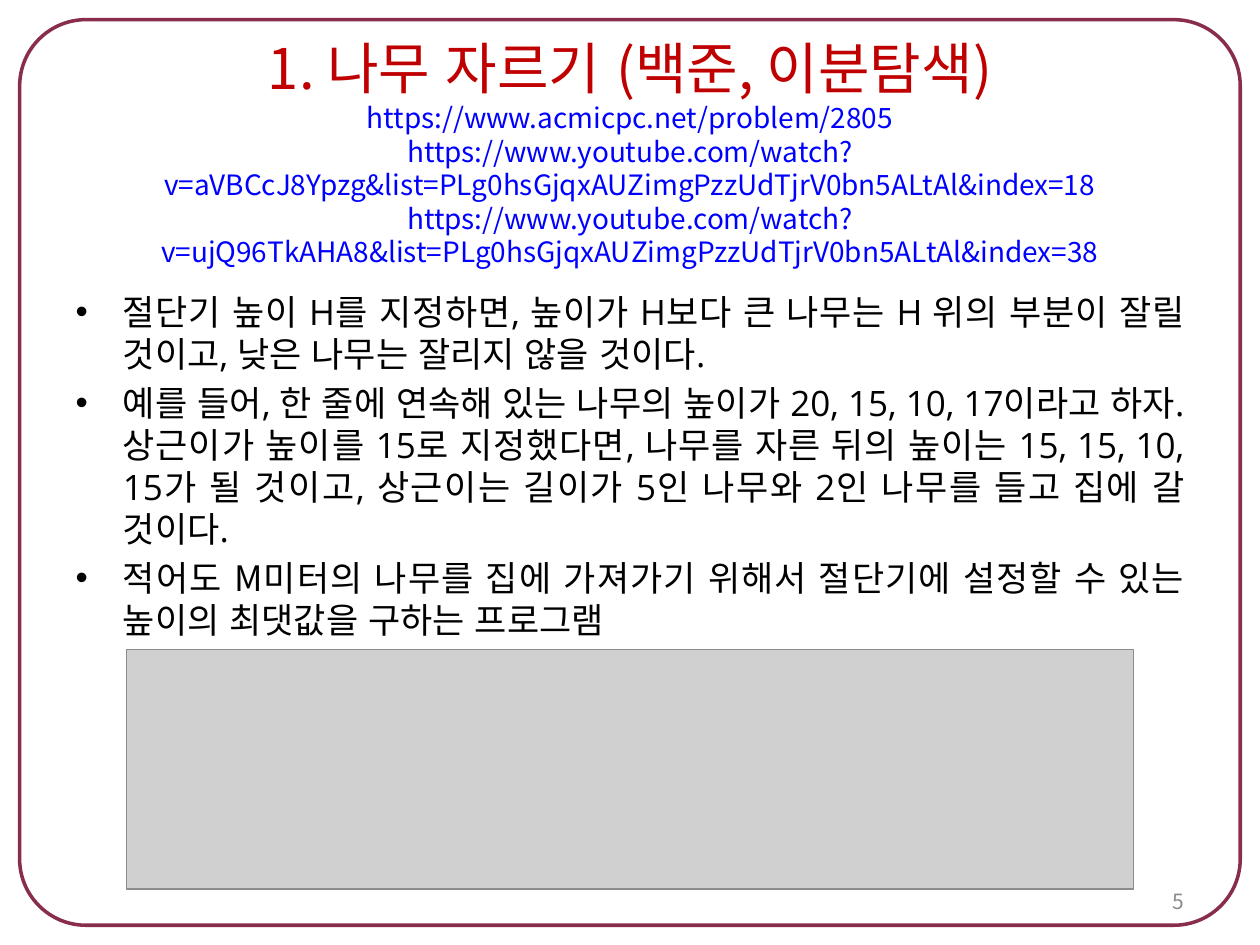
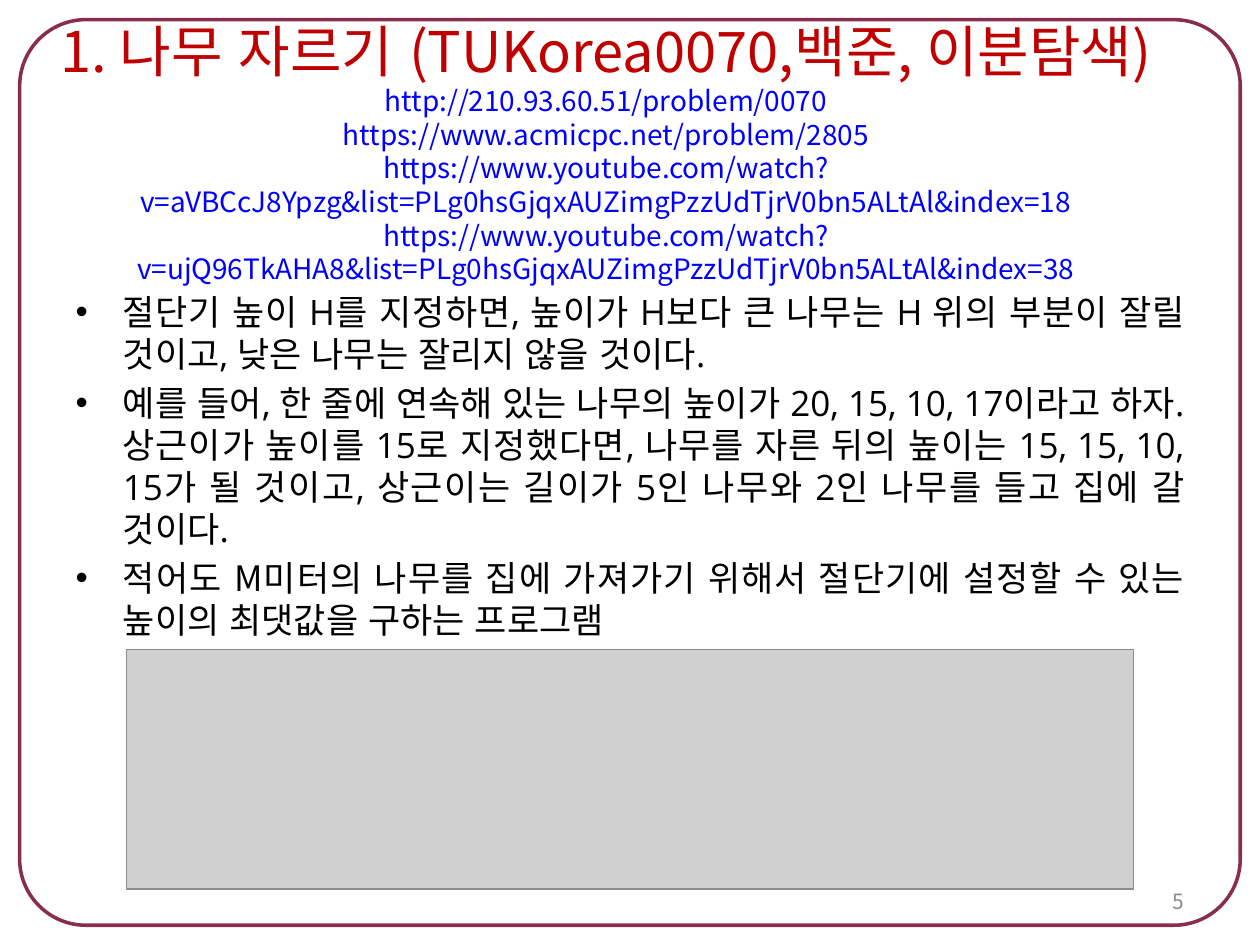
Before and after one commit to tlsdn0403/4-1, a slide deck: slide 5 of 스크립트언어/숙제5. 이진탐색 알고리즘.pptx. Drawn at 1260x945 pixels with LibreOffice and Linux fonts; fonts in the diff are those of the drawing; grey boxes stand for pictures. Boxes give left, top, right and bottom in pixels: in the first picture for what was removed or moved away, otherwise in the second. Text is boxed around its words. In the diff, an @@ line names an element or a change of style, - is before the commit and + after.

```diff
--- a/스크립트언어/숙제5. 이진탐색 알고리즘.pptx
+++ b/스크립트언어/숙제5. 이진탐색 알고리즘.pptx
@@ title at bbox=[60, 18, 1151, 286]: text changed @@
-1. 나무 자르기 (백준, 이분탐색)
-https://www.acmicpc.net/problem/2805
-https://www.youtube.com/watch?v=aVBCcJ8Ypzg&list=PLg0hsGjqxAUZimgPzzUdTjrV0bn5ALtAl&index=18
-https://www.youtube.com/watch?v=ujQ96TkAHA8&list=PLg0hsGjqxAUZimgPzzUdTjrV0bn5ALtAl&index=38
+1. 나무 자르기 (TUKorea0070,백준, 이분탐색)
+http://210.93.60.51/problem/0070
+https://www.acmicpc.net/problem/2805
+https://www.youtube.com/watch?v=aVBCcJ8Ypzg&list=PLg0hsGjqxAUZimgPzzUdTjrV0bn5ALtAl&index=18
+https://www.youtube.com/watch?v=ujQ96TkAHA8&list=PLg0hsGjqxAUZimgPzzUdTjrV0bn5ALtAl&index=38
```
Also in this commit, not shown: 2 other slides changed, 2 slides added, 33 other files.
